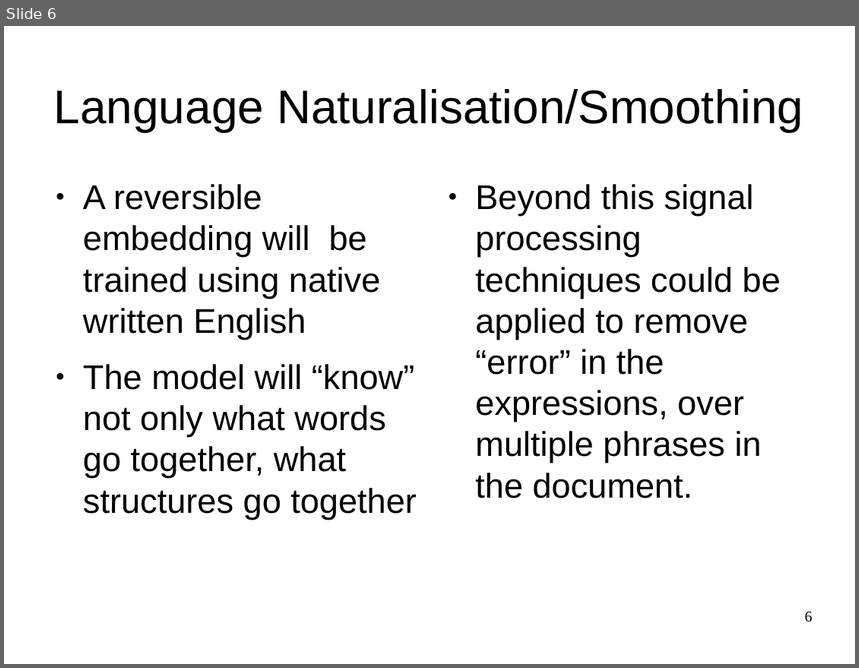
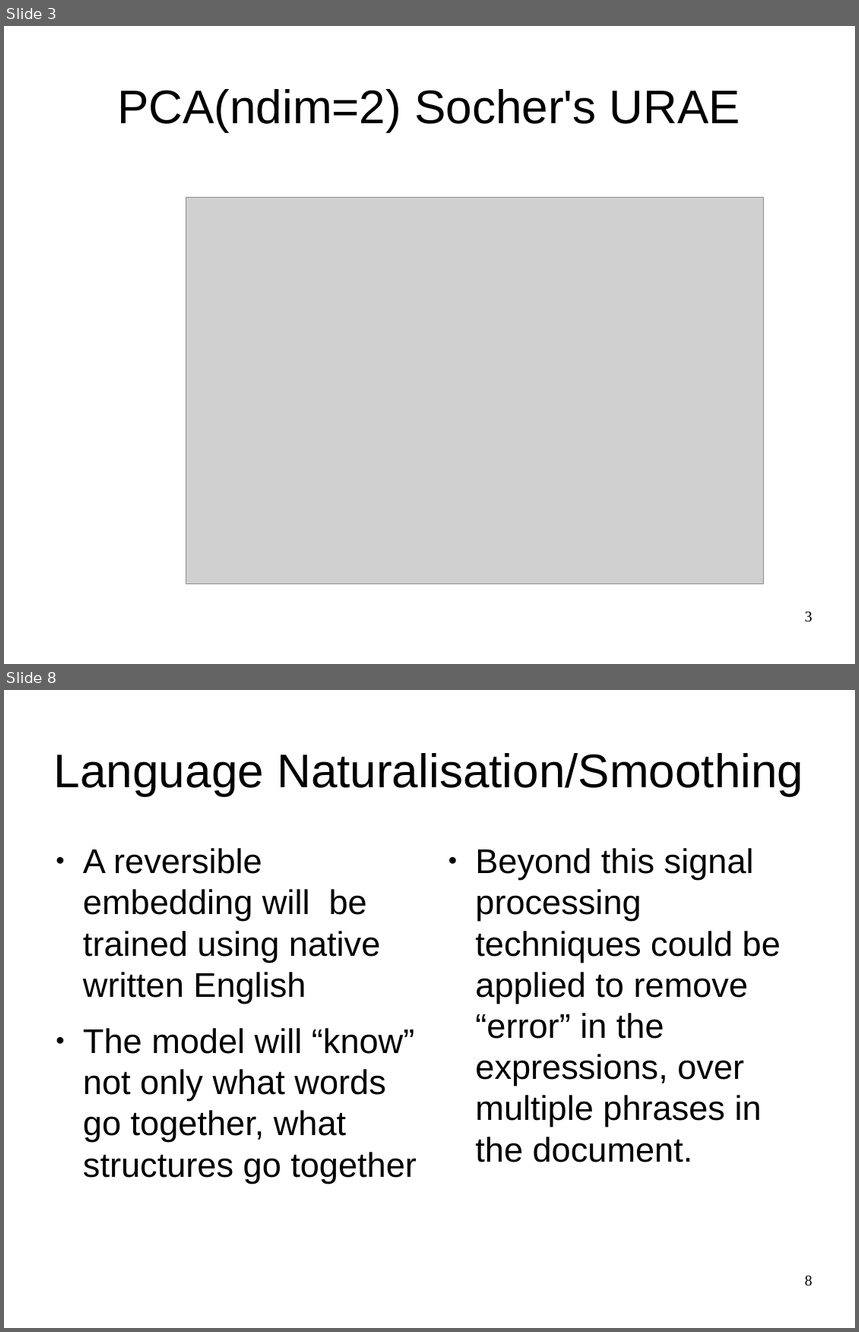
Before and after one commit to oxinabox/phd, a slide deck: documents_prepared/themes/themes.odp. Shown one above the other, each under a label of ours: slide 6 before the commit, slides 3 and 8 after it; the slides between them are not shown. The pictures are 859x668 and 859x1332 pixels, drawn with LibreOffice and Linux fonts; fonts in the diff are those of the drawing; grey boxes stand for pictures. Boxes give left, top, right and bottom in pixels: in the first picture for what was removed or moved away, otherwise in the second. Text is boxed around its words. In the diff, an @@ line names an element or a change of style, - is before the commit and + after.

```diff
--- a/documents_prepared/themes/themes.odp
+++ b/documents_prepared/themes/themes.odp
@@ slide 3 added at (4, 26, 855, 664), background #FFFFFF @@
@@ title added at (117, 89, 740, 132), 44 pt, text #000000 @@
+PCA(ndim=2) Socher's URAE
@@ picture added at (186, 198, 764, 585) @@
@@ page number added at (805, 612, 813, 623), 14 pt, text #000000 @@
+3
@@ what was slide 6 is now slide 8 @@
@@ page number at (805, 1276, 813, 1287): text changed @@
-6
+8
```
Also in this commit, not shown: 4 slides changed, 3 other slides added, 2 slides removed, 7 other files.
